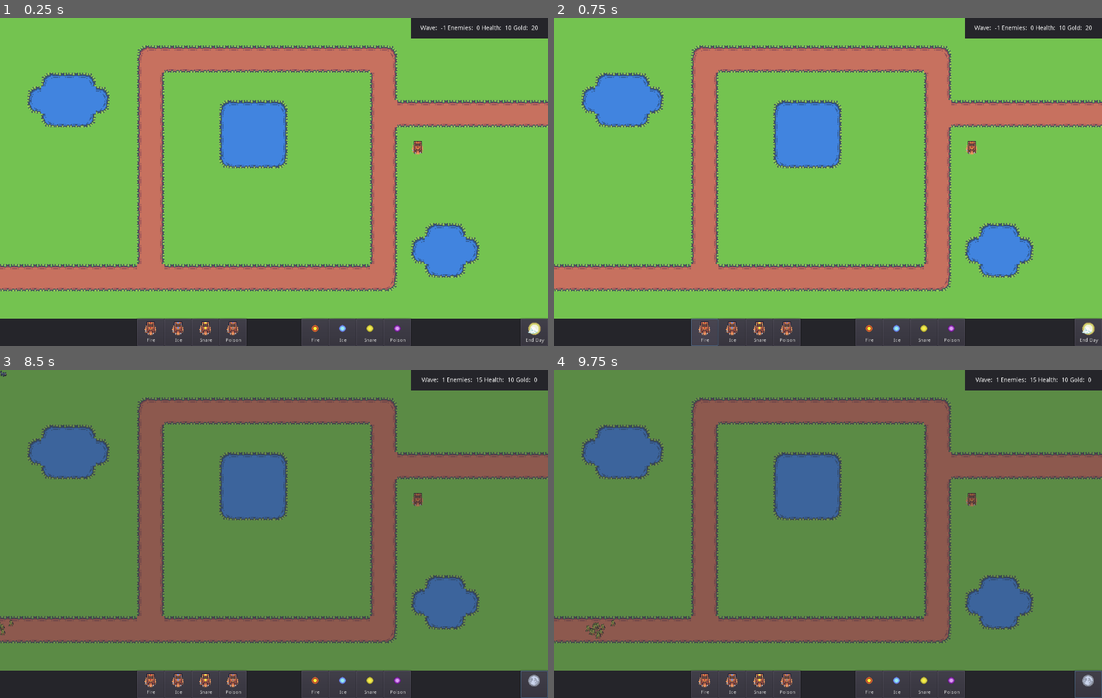
Above: before the commit, frames 1-4 (two rows, left to right).
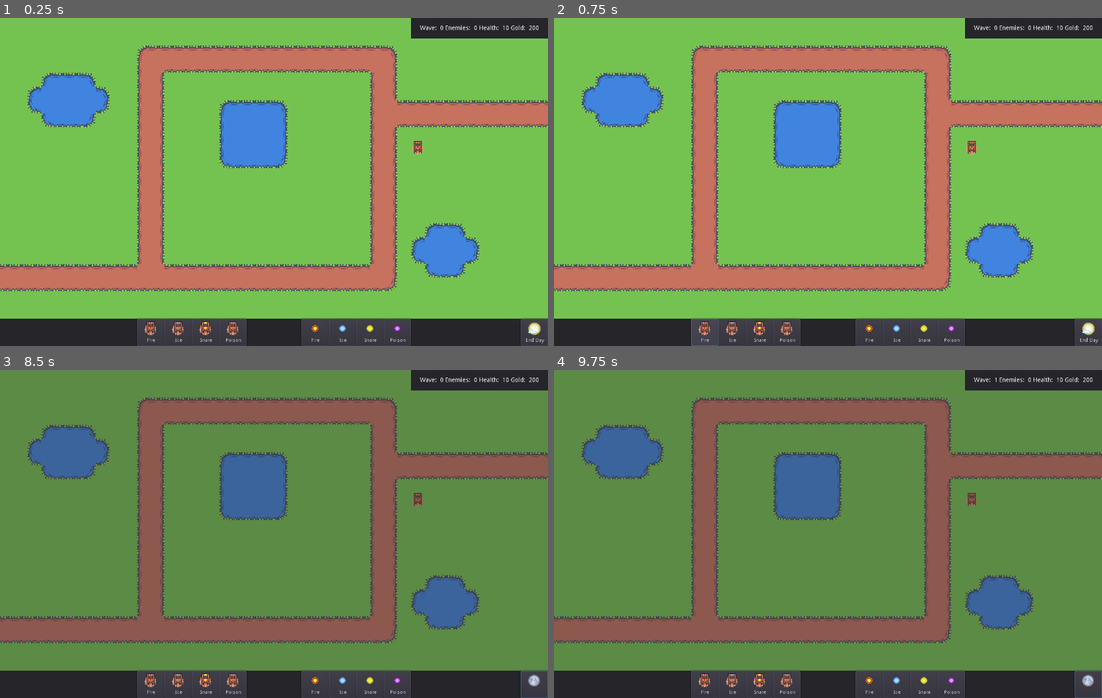
Above: after the commit, the same moments.

Repository: ivocoumans/godotwildjam72
Game: Godot game, scene res://screens/GameplayScreen.tscn
The game is run twice, just before and just after one commit, with the same random seed, the same clock (stepped at 60 frames per second) and the same inputs.
Inputs (mouse positions are in pixels of both pictures, inside the frame that each line leads up to):
- Up to frame 1 (0.25 s): no input
- Up to frame 2 (0.75 s): click "Fire" at 0.5 s
- Up to frame 3 (8.5 s): click "Ice" at 1.25 s; click "Snare" at 2 s; click "Poison" at 2.75 s; click "Fire" at 3.5 s; click "Ice" at 4.25 s; click "Snare" at 5 s; click "Poison" at 5.75 s; click "End Day" at 6.5 s; tap Enter at 7.25 s; move the mouse to (394, 517) at 7.27 s; hold Right (ui_right) 7.28-8.03 s; hold Space (ui_select) 7.28-8.03 s; move the mouse to (164, 550) at 8.02 s; hold Down (ui_down) from 8.03 s (still down); tap Space (ui_select) at 8.1, 8.27 s
- Up to frame 4 (9.75 s): tap Space (ui_select) at 8.57, 9.6 s; move the mouse to (882, 461) at 8.77 s; release Down (ui_down) at 8.78 s; hold Right (ui_right) 8.78-9.53 s; hold Space (ui_select) 8.78-9.53 s; move the mouse to (800, 599) at 9.52 s; hold Up (ui_up) from 9.53 s (still down)

The runs differ from the first frame. In frame 1, 0.2% of the frame differs, in the area x 76-99%, y 2-4%; in frame 2, 0.2%; in frame 3, 0.2%; in frame 4, 0.3%, in the area x 5-99%, y 2-82%.

Commit message:
674: add sfx and bgm

Diff:
--- a/actors/EnemyLead.tscn
+++ b/actors/EnemyLead.tscn
@@ -1,6 +1,6 @@
 [gd_scene load_steps=4 format=2]
 
-[ext_resource path="res://assets/crosshair.png" type="Texture" id=1]
+[ext_resource path="res://assets/graphics/objects/crosshair.png" type="Texture" id=1]
 [ext_resource path="res://actors/EnemyLead.gd" type="Script" id=2]
 
 [sub_resource type="RectangleShape2D" id=1]
--- a/actors/enemies/BossEnemy.tscn
+++ b/actors/enemies/BossEnemy.tscn
@@ -1,7 +1,7 @@
 [gd_scene load_steps=11 format=2]
 
 [ext_resource path="res://actors/enemies/EnemyBase.tscn" type="PackedScene" id=1]
-[ext_resource path="res://assets/enemy_wizard.png" type="Texture" id=2]
+[ext_resource path="res://assets/graphics/actors/enemy_wizard.png" type="Texture" id=2]
 [ext_resource path="res://actors/enemies/BossEnemy.gd" type="Script" id=3]
 
 [sub_resource type="RectangleShape2D" id=1]
--- a/actors/enemies/FastEnemy.tscn
+++ b/actors/enemies/FastEnemy.tscn
@@ -1,7 +1,7 @@
 [gd_scene load_steps=11 format=2]
 
 [ext_resource path="res://actors/enemies/EnemyBase.tscn" type="PackedScene" id=1]
-[ext_resource path="res://assets/enemy_horse.png" type="Texture" id=2]
+[ext_resource path="res://assets/graphics/actors/enemy_horse.png" type="Texture" id=2]
 [ext_resource path="res://actors/enemies/FastEnemy.gd" type="Script" id=3]
 
 [sub_resource type="RectangleShape2D" id=1]
--- a/actors/enemies/RegularEnemy.tscn
+++ b/actors/enemies/RegularEnemy.tscn
@@ -1,7 +1,7 @@
 [gd_scene load_steps=11 format=2]
 
 [ext_resource path="res://actors/enemies/EnemyBase.tscn" type="PackedScene" id=1]
-[ext_resource path="res://assets/enemy_goblin.png" type="Texture" id=2]
+[ext_resource path="res://assets/graphics/actors/enemy_goblin.png" type="Texture" id=2]
 [ext_resource path="res://actors/enemies/RegularEnemy.gd" type="Script" id=3]
 
 [sub_resource type="RectangleShape2D" id=1]
--- a/actors/enemies/StrongEnemy.tscn
+++ b/actors/enemies/StrongEnemy.tscn
@@ -1,7 +1,7 @@
 [gd_scene load_steps=11 format=2]
 
 [ext_resource path="res://actors/enemies/EnemyBase.tscn" type="PackedScene" id=1]
-[ext_resource path="res://assets/enemy_wolf.png" type="Texture" id=2]
+[ext_resource path="res://assets/graphics/actors/enemy_wolf.png" type="Texture" id=2]
 [ext_resource path="res://actors/enemies/StrongEnemy.gd" type="Script" id=3]
 
 [sub_resource type="RectangleShape2D" id=1]
--- a/assets/tileset.tres
+++ b/assets/tileset.tres
@@ -1,6 +1,6 @@
 [gd_resource type="TileSet" load_steps=2 format=2]
 
-[ext_resource path="res://assets/tileset.png" type="Texture" id=1]
+[ext_resource path="res://assets/graphics/tilesets/tileset.png" type="Texture" id=1]
 
 [resource]
 0/name = "tileset.png 0"
--- /dev/null
+++ b/common/BGM.gd
@@ -0,0 +1,22 @@
+extends Node
+
+
+const Night: Resource = preload("res://assets/audio/bgm/night.wav")
+const Day: Resource = preload("res://assets/audio/bgm/day.wav")
+
+
+onready var track: AudioStreamPlayer = $Track
+
+
+func stop() -> void:
+	track.stop()
+
+
+func play_night() -> void:
+	track.stream = Night
+	track.play()
+
+
+func play_day() -> void:
+	track.stream = Day
+	track.play()
--- /dev/null
+++ b/common/BGM.tscn
@@ -0,0 +1,9 @@
+[gd_scene load_steps=2 format=2]
+
+[ext_resource path="res://common/BGM.gd" type="Script" id=1]
+
+[node name="BGM" type="Node"]
+script = ExtResource( 1 )
+
+[node name="Track" type="AudioStreamPlayer" parent="."]
+volume_db = -2.0
--- /dev/null
+++ b/common/SFX.gd
@@ -0,0 +1,52 @@
+extends Node2D
+
+
+const MAX_CHANNELS = 128
+
+
+var _available_pool = []
+var _playing_pool = []
+var _enabled = false
+
+
+func enabled(enabled):
+	_enabled = enabled
+
+
+func play(path) -> void:
+	if !_enabled:
+		return
+
+	if _available_pool.size() <= 0:
+		if _playing_pool.size() >= MAX_CHANNELS:
+			_reset_channel(_playing_pool[0])
+		else:
+			_add_channel()
+
+	var index = _available_pool.size() - 1
+	var channel = _available_pool[index]
+	channel.stream = path
+	channel.position = Vector2(512, 320)
+	channel.play()
+	_playing_pool.append(channel)
+	_available_pool.remove(index)
+
+
+func _add_channel() -> void:
+	var channel: AudioStreamPlayer2D = AudioStreamPlayer2D.new()
+	add_child(channel)
+	channel.bus = "Sound"
+	_available_pool.append(channel)
+	var _error = channel.connect("finished", self, "_on_stream_finished", [channel])
+
+
+func _reset_channel(channel: AudioStreamPlayer2D) -> void:
+	if channel.playing:
+		channel.stop()
+	_available_pool.append(channel)
+	var index = _playing_pool.find(channel)
+	_playing_pool.remove(index)
+
+
+func _on_stream_finished(channel) -> void:
+	_reset_channel(channel)
--- a/objects/abilities/AbilityBase.gd
+++ b/objects/abilities/AbilityBase.gd
@@ -4,7 +4,9 @@
 
 export (float) var cost: float = 0.0
 export (Resource) var bullet: Resource = null
+export (Resource) var sfx: Resource = null
 
 
 func activate(origin: Vector2, target: Vector2) -> void:
 	EventBus.emit_fire_bullet(bullet, origin, target)
+	SFX.play(sfx)
--- a/objects/abilities/ExplosiveAbility.tscn
+++ b/objects/abilities/ExplosiveAbility.tscn
@@ -1,12 +1,14 @@
-[gd_scene load_steps=4 format=2]
+[gd_scene load_steps=5 format=2]
 
 [ext_resource path="res://objects/abilities/AbilityBase.tscn" type="PackedScene" id=1]
 [ext_resource path="res://objects/abilities/ExplosiveAbility.gd" type="Script" id=2]
 [ext_resource path="res://objects/bullets/ExplosiveBullet.tscn" type="PackedScene" id=3]
+[ext_resource path="res://assets/audio/sfx/fire.wav" type="AudioStream" id=4]
 
 [node name="ExplosiveAbility" type="Node2D"]
 script = ExtResource( 2 )
 cost = 10.0
 bullet = ExtResource( 3 )
+sfx = ExtResource( 4 )
 
 [node name="AbilityBase" parent="." instance=ExtResource( 1 )]
--- a/objects/abilities/FreezeAbility.tscn
+++ b/objects/abilities/FreezeAbility.tscn
@@ -1,12 +1,14 @@
-[gd_scene load_steps=4 format=2]
+[gd_scene load_steps=5 format=2]
 
 [ext_resource path="res://objects/abilities/AbilityBase.tscn" type="PackedScene" id=1]
 [ext_resource path="res://objects/abilities/FreezeAbility.gd" type="Script" id=2]
 [ext_resource path="res://objects/bullets/FreezeBullet.tscn" type="PackedScene" id=3]
+[ext_resource path="res://assets/audio/sfx/ice.wav" type="AudioStream" id=4]
 
 [node name="FreezeAbility" type="Node2D"]
 script = ExtResource( 2 )
 cost = 15.0
 bullet = ExtResource( 3 )
+sfx = ExtResource( 4 )
 
 [node name="AbilityBase" parent="." instance=ExtResource( 1 )]
--- a/objects/abilities/PoisonAbility.tscn
+++ b/objects/abilities/PoisonAbility.tscn
@@ -1,12 +1,14 @@
-[gd_scene load_steps=4 format=2]
+[gd_scene load_steps=5 format=2]
 
 [ext_resource path="res://objects/abilities/AbilityBase.tscn" type="PackedScene" id=1]
 [ext_resource path="res://objects/abilities/PoisonAbility.gd" type="Script" id=2]
 [ext_resource path="res://objects/bullets/PoisonBullet.tscn" type="PackedScene" id=3]
+[ext_resource path="res://assets/audio/sfx/poison.wav" type="AudioStream" id=4]
 
 [node name="PoisonAbility" type="Node2D"]
 script = ExtResource( 2 )
 cost = 20.0
 bullet = ExtResource( 3 )
+sfx = ExtResource( 4 )
 
 [node name="AbilityBase" parent="." instance=ExtResource( 1 )]
--- a/objects/abilities/SnareAbility.tscn
+++ b/objects/abilities/SnareAbility.tscn
@@ -1,12 +1,14 @@
-[gd_scene load_steps=4 format=2]
+[gd_scene load_steps=5 format=2]
 
 [ext_resource path="res://objects/abilities/AbilityBase.tscn" type="PackedScene" id=1]
 [ext_resource path="res://objects/abilities/SnareAbility.gd" type="Script" id=2]
 [ext_resource path="res://objects/bullets/SnareBullet.tscn" type="PackedScene" id=3]
+[ext_resource path="res://assets/audio/sfx/snare.wav" type="AudioStream" id=4]
 
 [node name="SnareAbility" type="Node2D"]
 script = ExtResource( 2 )
 cost = 17.0
 bullet = ExtResource( 3 )
+sfx = ExtResource( 4 )
 
 [node name="AbilityBase" parent="." instance=ExtResource( 1 )]
--- a/objects/bullets/ExplosiveBullet.tscn
+++ b/objects/bullets/ExplosiveBullet.tscn
@@ -1,7 +1,7 @@
 [gd_scene load_steps=4 format=2]
 
 [ext_resource path="res://objects/bullets/BulletBase.tscn" type="PackedScene" id=1]
-[ext_resource path="res://assets/bullet_explosive.png" type="Texture" id=2]
+[ext_resource path="res://assets/graphics/objects/bullet_explosive.png" type="Texture" id=2]
 [ext_resource path="res://objects/bullets/ExplosiveBullet.gd" type="Script" id=3]
 
 [node name="ExplosiveBullet" type="Node2D"]
--- a/objects/bullets/FreezeBullet.tscn
+++ b/objects/bullets/FreezeBullet.tscn
@@ -1,7 +1,7 @@
 [gd_scene load_steps=4 format=2]
 
 [ext_resource path="res://objects/bullets/BulletBase.tscn" type="PackedScene" id=1]
-[ext_resource path="res://assets/bullet_ice.png" type="Texture" id=2]
+[ext_resource path="res://assets/graphics/objects/bullet_ice.png" type="Texture" id=2]
 [ext_resource path="res://objects/bullets/FreezeBullet.gd" type="Script" id=3]
 
 [node name="FreezeBullet" type="Node2D"]
--- a/objects/bullets/PoisonBullet.tscn
+++ b/objects/bullets/PoisonBullet.tscn
@@ -1,7 +1,7 @@
 [gd_scene load_steps=4 format=2]
 
 [ext_resource path="res://objects/bullets/BulletBase.tscn" type="PackedScene" id=1]
-[ext_resource path="res://assets/bullet_poison.png" type="Texture" id=2]
+[ext_resource path="res://assets/graphics/objects/bullet_poison.png" type="Texture" id=2]
 [ext_resource path="res://objects/bullets/PoisonBullet.gd" type="Script" id=3]
 
 [node name="PoisonBullet" type="Node2D"]
--- a/objects/bullets/SnareBullet.tscn
+++ b/objects/bullets/SnareBullet.tscn
@@ -1,7 +1,7 @@
 [gd_scene load_steps=4 format=2]
 
 [ext_resource path="res://objects/bullets/BulletBase.tscn" type="PackedScene" id=1]
-[ext_resource path="res://assets/bullet_snare.png" type="Texture" id=2]
+[ext_resource path="res://assets/graphics/objects/bullet_snare.png" type="Texture" id=2]
 [ext_resource path="res://objects/bullets/SnareBullet.gd" type="Script" id=3]
 
 [node name="SnareBullet" type="Node2D"]
--- a/objects/towers/ExplosiveTower.tscn
+++ b/objects/towers/ExplosiveTower.tscn
@@ -1,7 +1,7 @@
 [gd_scene load_steps=5 format=2]
 
 [ext_resource path="res://objects/towers/TowerBase.tscn" type="PackedScene" id=1]
-[ext_resource path="res://assets/tower_fire.png" type="Texture" id=2]
+[ext_resource path="res://assets/graphics/objects/tower_fire.png" type="Texture" id=2]
 [ext_resource path="res://objects/towers/ExplosiveTower.gd" type="Script" id=3]
 [ext_resource path="res://objects/bullets/ExplosiveBullet.tscn" type="PackedScene" id=4]
 
--- a/objects/towers/FreezeTower.tscn
+++ b/objects/towers/FreezeTower.tscn
@@ -1,7 +1,7 @@
 [gd_scene load_steps=5 format=2]
 
 [ext_resource path="res://objects/towers/TowerBase.tscn" type="PackedScene" id=1]
-[ext_resource path="res://assets/tower_ice.png" type="Texture" id=2]
+[ext_resource path="res://assets/graphics/objects/tower_ice.png" type="Texture" id=2]
 [ext_resource path="res://objects/towers/FreezeTower.gd" type="Script" id=3]
 [ext_resource path="res://objects/bullets/FreezeBullet.tscn" type="PackedScene" id=4]
 
--- a/objects/towers/PoisonTower.tscn
+++ b/objects/towers/PoisonTower.tscn
@@ -1,7 +1,7 @@
 [gd_scene load_steps=5 format=2]
 
 [ext_resource path="res://objects/towers/TowerBase.tscn" type="PackedScene" id=1]
-[ext_resource path="res://assets/tower_poison.png" type="Texture" id=2]
+[ext_resource path="res://assets/graphics/objects/tower_poison.png" type="Texture" id=2]
 [ext_resource path="res://objects/towers/PoisonTower.gd" type="Script" id=3]
 [ext_resource path="res://objects/bullets/PoisonBullet.tscn" type="PackedScene" id=4]
 
--- a/objects/towers/SnareTower.tscn
+++ b/objects/towers/SnareTower.tscn
@@ -1,7 +1,7 @@
 [gd_scene load_steps=5 format=2]
 
 [ext_resource path="res://objects/towers/TowerBase.tscn" type="PackedScene" id=1]
-[ext_resource path="res://assets/tower_snare.png" type="Texture" id=2]
+[ext_resource path="res://assets/graphics/objects/tower_snare.png" type="Texture" id=2]
 [ext_resource path="res://objects/towers/SnareTower.gd" type="Script" id=3]
 [ext_resource path="res://objects/bullets/SnareBullet.tscn" type="PackedScene" id=4]
 
--- a/objects/towers/TowerBase.tscn
+++ b/objects/towers/TowerBase.tscn
@@ -1,6 +1,6 @@
 [gd_scene load_steps=3 format=2]
 
-[ext_resource path="res://assets/radius.png" type="Texture" id=2]
+[ext_resource path="res://assets/graphics/objects/radius.png" type="Texture" id=2]
 
 [sub_resource type="CircleShape2D" id=1]
 radius = 125.0
--- a/project.godot
+++ b/project.godot
@@ -69,6 +69,8 @@
 [autoload]
 
 EventBus="*res://common/event_bus.gd"
+SFX="*res://common/SFX.gd"
+BGM="*res://common/BGM.tscn"
 
 [display]
 
--- a/screens/GameplayScreen.gd
+++ b/screens/GameplayScreen.gd
@@ -11,13 +11,19 @@
 const SnareAbility: PackedScene = preload("res://objects/abilities/SnareAbility.tscn")
 const PoisonAbility: PackedScene = preload("res://objects/abilities/PoisonAbility.tscn")
 
+const SfxHornNight: Resource = preload("res://assets/audio/sfx/horn_night.wav")
+const SfxHornDay: Resource = preload("res://assets/audio/sfx/horn_day.wav")
+const SfxBuild: Resource = preload("res://assets/audio/sfx/build.wav")
+const SfxGold: Resource = preload("res://assets/audio/sfx/gold.wav")
+const SfxDeath: Resource = preload("res://assets/audio/sfx/death.wav")
+
 
 const GRID_SIZE: int = 32
 const SCREEN_EDGE: int = 700
 
 
 var _health: float = 10.0
-var _gold: float = 20.0
+var _gold: float = 200.0
 var _enemies: int = 0
 var _level: int = 0
 var _wave: int = -1
@@ -42,12 +48,15 @@
 onready var placeholder: Node2D = $Node2D/BuildPlaceholder
 onready var ui: CanvasLayer = $UI
 onready var night_shader: ColorRect = $Node2D/CanvasLayer/ColorRect
+onready var timer: Timer = $Timer
 
 
 func _ready() -> void:
 	camera.position.y = 480
 	_ready_ui()
 	_ready_events()
+	BGM.play_day()
+	SFX.enabled(true)
 
 
 func _input(event: InputEvent) -> void:
@@ -121,18 +130,19 @@
 		var tower = _get_tower_instance(_active_tower)
 		tower.position = placeholder.position
 		towers.add_child(tower)
+		SFX.play(SfxBuild)
+		SFX.play(SfxGold)
 
 
 func _handle_input_ability(event: InputEvent) -> void:
-	if _is_build_mode or _active_ability < 0:
+	if _is_daytime or _is_build_mode or _active_ability < 0:
 		return
 
 	# activate ability
-	# TODO: variable cost from ability definition
-	if event.is_action_pressed("ui_select") and _gold >= 10:
+	var ability = _get_ability_instance(_active_ability)
+	if event.is_action_pressed("ui_select") and _gold >= ability.cost:
 		var mouse_position: Vector2 = _get_mouse_position()
 		if mouse_position.y <= SCREEN_EDGE:
-			var ability = _get_ability_instance(_active_ability)
 			ability.activate(mouse_position - Vector2(50, 50), mouse_position)
 			_gold -= ability.cost
 			ui.set_gold(_gold)
@@ -185,7 +195,7 @@
 		for enemy_key in group:
 			var enemy = group[enemy_key]
 			_enemies_to_spawn.append(enemy)
-	ui.set_wave(_wave + 1)
+	ui.set_wave(_wave)
 
 
 func _spawn_enemies(type: int = 0, amount: int = 1, offset: float = 0) -> void:
@@ -245,6 +255,9 @@
 	_is_daytime = true
 	ui.set_daytime()
 	night_shader.visible = false
+	BGM.stop()
+	SFX.play(SfxHornDay)
+	timer.start()
 
 
 func _on_EventBus_fire_bullet(bullet: Resource, origin: Vector2, target: Vector2, amount: int = 1) -> void:
@@ -260,7 +273,6 @@
 		print("Game over")
 	elif _enemies <= 0:
 		_enemies = 0
-		# TODO: wave cleared
 		print("Wave cleared")
 		_set_daytime()
 	ui.set_health(_health)
@@ -272,11 +284,11 @@
 	_gold += add_gold
 	if _enemies <= 0:
 		_enemies = 0
-		# TODO: wave cleared
 		print("Wave cleared")
 		_set_daytime()
 	ui.set_gold(_gold)
 	ui.set_enemies(_enemies)
+	SFX.play(SfxDeath)
 
 
 func _on_EventBus_build_mode(tower: int) -> void:
@@ -305,6 +317,23 @@
 
 
 func _on_EventBus_end_day() -> void:
+	# turn off build mode
+	_is_build_mode = false
+	placeholder.visible = false
+
+	# enter night time
 	_is_daytime = false
 	night_shader.visible = true
-	_spawn_wave()
+	BGM.stop()
+	SFX.play(SfxHornNight)
+
+	# start timer for music and wave spawn
+	timer.start()
+
+
+func _on_Timer_timeout():
+	if _is_daytime:
+		BGM.play_day()
+	else:
+		BGM.play_night()
+		_spawn_wave()
--- a/screens/GameplayScreen.tscn
+++ b/screens/GameplayScreen.tscn
@@ -66,3 +66,9 @@
 anchor_right = 1.0
 anchor_bottom = 1.0
 color = Color( 0.196078, 0.196078, 0.196078, 0.392157 )
+
+[node name="Timer" type="Timer" parent="."]
+wait_time = 3.0
+one_shot = true
+
+[connection signal="timeout" from="Timer" to="." method="_on_Timer_timeout"]
--- a/ui/EndDayButton.gd
+++ b/ui/EndDayButton.gd
@@ -1,8 +1,8 @@
 extends Button
 
 
-const sun_texture = preload("res://assets/sun.png")
-const moon_texture = preload("res://assets/moon.png")
+const sun_texture = preload("res://assets/graphics/objects/sun.png")
+const moon_texture = preload("res://assets/graphics/objects/moon.png")
 
 
 var _current_texture = 0
--- a/ui/EndDayButton.tscn
+++ b/ui/EndDayButton.tscn
@@ -1,6 +1,6 @@
 [gd_scene load_steps=3 format=2]
 
-[ext_resource path="res://assets/sun.png" type="Texture" id=1]
+[ext_resource path="res://assets/graphics/objects/sun.png" type="Texture" id=1]
 [ext_resource path="res://ui/EndDayButton.gd" type="Script" id=2]
 
 [node name="EndDayButton" type="Button"]
--- a/ui/UI.gd
+++ b/ui/UI.gd
@@ -1,4 +1,7 @@
 extends CanvasLayer
+
+
+const SfxUI: Resource = preload("res://assets/audio/sfx/ui.wav")
 
 
 onready var health: Label = $InfoBar/HBoxContainer/HealthContainer/HealthValueLabel
@@ -21,7 +24,7 @@
 
 
 func set_wave(new_wave: float) -> void:
-	wave.text = str(new_wave)
+	wave.text = str(new_wave + 1)
 
 
 func set_daytime() -> void:
@@ -31,35 +34,59 @@
 
 
 func _on_BuildFireButton_pressed():
+	if !end_day.is_enabled():
+		return
 	EventBus.emit_build_mode(0)
+	SFX.play(SfxUI)
 
 
 func _on_BuildIceButton_pressed():
+	if !end_day.is_enabled():
+		return
 	EventBus.emit_build_mode(1)
+	SFX.play(SfxUI)
 
 
 func _on_BuildSnareButton_pressed():
+	if !end_day.is_enabled():
+		return
 	EventBus.emit_build_mode(2)
+	SFX.play(SfxUI)
 
 
 func _on_BuildPoisonButton_pressed():
+	if !end_day.is_enabled():
+		return
 	EventBus.emit_build_mode(3)
+	SFX.play(SfxUI)
 
 
 func _on_FireAbilityButton_pressed():
+	if end_day.is_enabled():
+		return
 	EventBus.emit_active_ability(0)
+	SFX.play(SfxUI)
 
 
 func _on_IceAbilityButton_pressed():
+	if end_day.is_enabled():
+		return
 	EventBus.emit_active_ability(1)
+	SFX.play(SfxUI)
 
 
 func _on_SnareAbilityButton_pressed():
+	if end_day.is_enabled():
+		return
 	EventBus.emit_active_ability(2)
+	SFX.play(SfxUI)
 
 
 func _on_PoisonAbilityButton_pressed():
+	if end_day.is_enabled():
+		return
 	EventBus.emit_active_ability(3)
+	SFX.play(SfxUI)
 
 
 func _on_EndDayButton_pressed():
@@ -67,3 +94,4 @@
 		return
 	EventBus.emit_end_day()
 	end_day.toggle_texture()
+	SFX.play(SfxUI)
--- a/ui/UI.tscn
+++ b/ui/UI.tscn
@@ -1,15 +1,15 @@
 [gd_scene load_steps=12 format=2]
 
 [ext_resource path="res://ui/UI.gd" type="Script" id=1]
-[ext_resource path="res://assets/tower_ice.png" type="Texture" id=2]
-[ext_resource path="res://assets/bullet_explosive.png" type="Texture" id=3]
-[ext_resource path="res://assets/tower_snare.png" type="Texture" id=4]
-[ext_resource path="res://assets/tower_poison.png" type="Texture" id=5]
-[ext_resource path="res://assets/bullet_ice.png" type="Texture" id=6]
+[ext_resource path="res://assets/graphics/objects/tower_ice.png" type="Texture" id=2]
+[ext_resource path="res://assets/graphics/objects/bullet_explosive.png" type="Texture" id=3]
+[ext_resource path="res://assets/graphics/objects/tower_snare.png" type="Texture" id=4]
+[ext_resource path="res://assets/graphics/objects/tower_poison.png" type="Texture" id=5]
+[ext_resource path="res://assets/graphics/objects/bullet_ice.png" type="Texture" id=6]
 [ext_resource path="res://ui/BuildButton.tscn" type="PackedScene" id=7]
-[ext_resource path="res://assets/bullet_snare.png" type="Texture" id=8]
-[ext_resource path="res://assets/bullet_poison.png" type="Texture" id=9]
-[ext_resource path="res://assets/tower_fire.png" type="Texture" id=10]
+[ext_resource path="res://assets/graphics/objects/bullet_snare.png" type="Texture" id=8]
+[ext_resource path="res://assets/graphics/objects/bullet_poison.png" type="Texture" id=9]
+[ext_resource path="res://assets/graphics/objects/tower_fire.png" type="Texture" id=10]
 [ext_resource path="res://ui/EndDayButton.tscn" type="PackedScene" id=11]
 
 [node name="UI" type="CanvasLayer"]
Not shown, added: assets/audio/bgm/day.wav.import
Not shown, added: assets/audio/bgm/night.wav.import
Not shown, added: assets/audio/sfx/build.wav.import
Not shown, added: assets/audio/sfx/death.wav.import
Not shown, added: assets/audio/sfx/fire.wav.import
Not shown, added: assets/audio/sfx/gold.wav.import
Not shown, added: assets/audio/sfx/horn_day.wav.import
Not shown, added: assets/audio/sfx/horn_night.wav.import
Not shown, added: assets/audio/sfx/ice.wav.import
Not shown, added: assets/audio/sfx/poison.wav.import
Not shown, added: assets/audio/sfx/snare.wav.import
Not shown, added: assets/audio/sfx/ui.wav.import
(and 91 more such lines)
